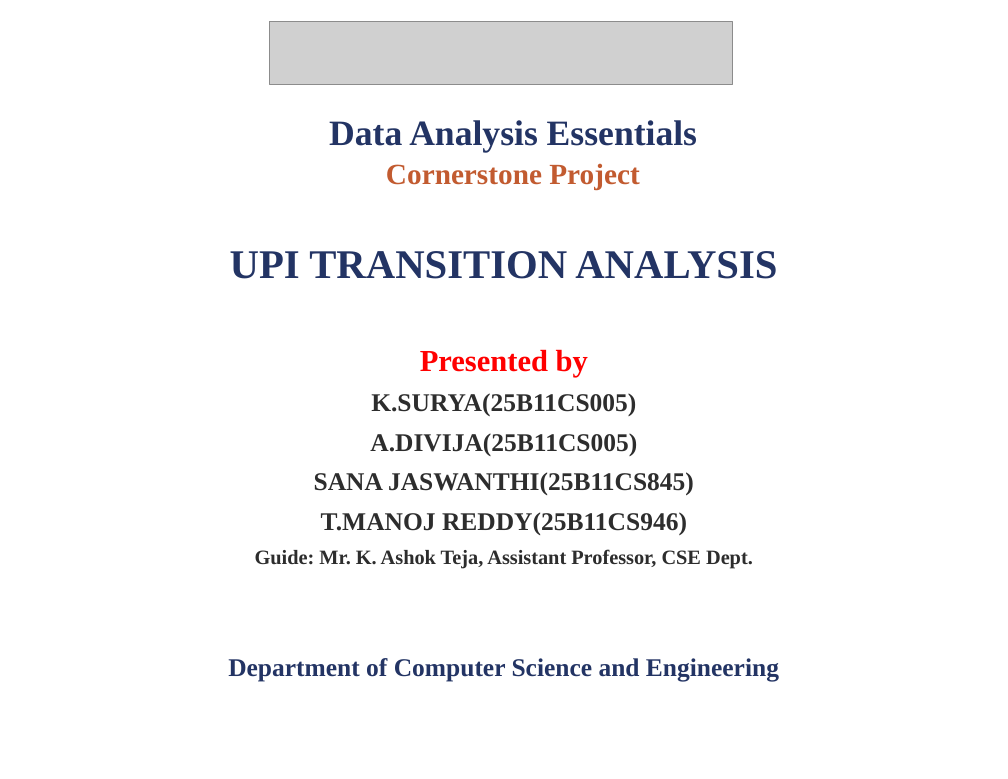
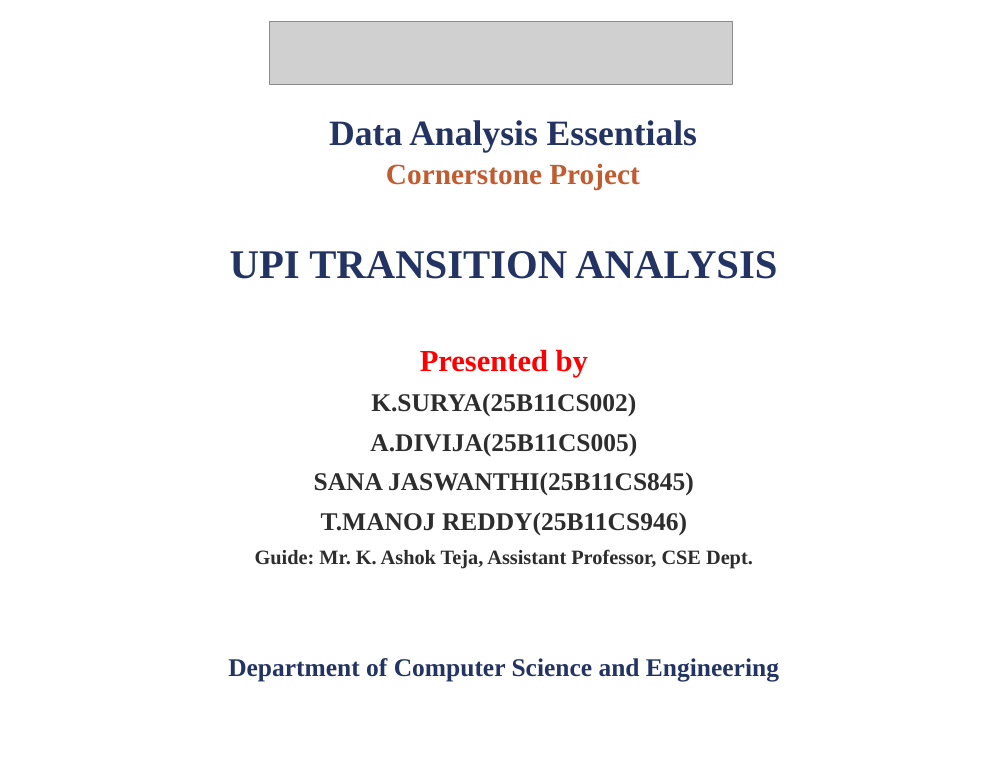
Before and after one commit to ManojReddyTetala/UPI-Transaction-Analysis, a slide deck: slide 1 of PPTs/REVIEW - 2.pptx. Drawn at 1008x779 pixels with LibreOffice and Linux fonts; fonts in the diff are those of the drawing; grey boxes stand for pictures. Boxes give left, top, right and bottom in pixels: in the first picture for what was removed or moved away, otherwise in the second. Text is boxed around its words. In the diff, an @@ line names an element or a change of style, - is before the commit and + after.

```diff
--- a/PPTs/REVIEW - 2.pptx
+++ b/PPTs/REVIEW - 2.pptx
@@ text at (371,393,636,416): text changed @@
-K.SURYA(25B11CS005)
+K.SURYA(25B11CS002)
```
Also in this commit, not shown: 2 other slides changed.
